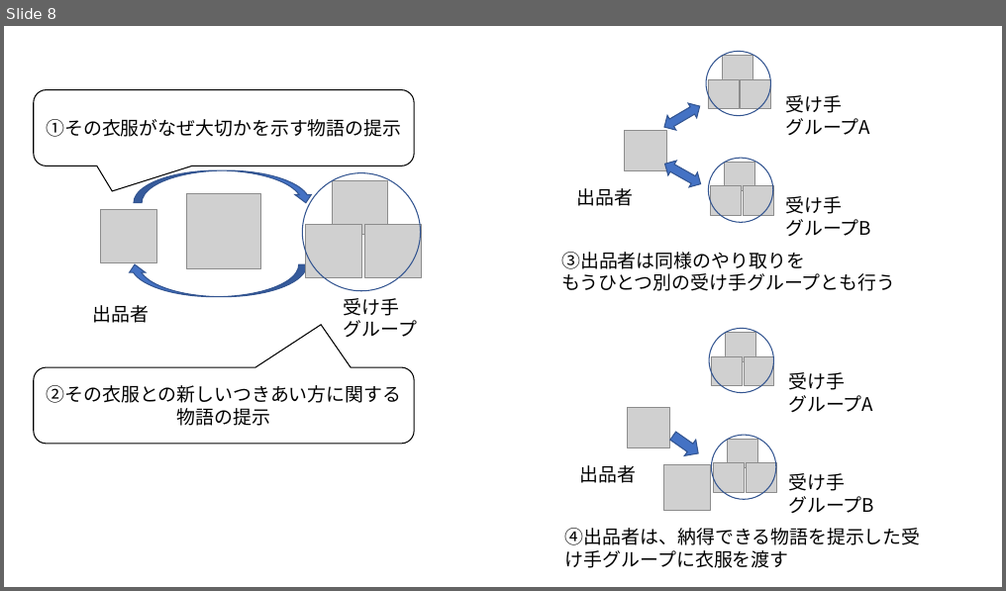
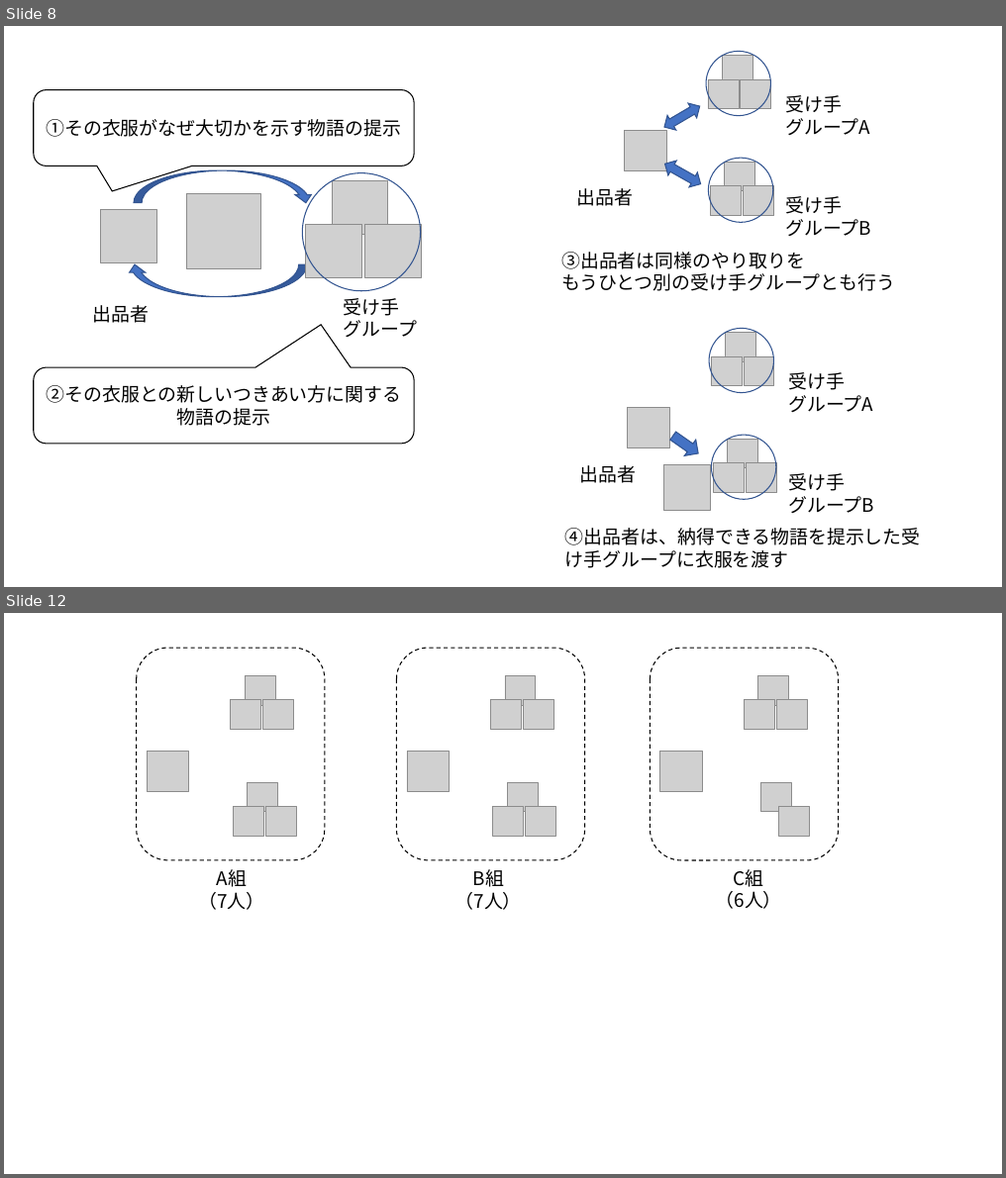
Before and after one commit to oyamadashin/remote, a slide deck: 図/図.pptx. Shown one above the other, each under a label of ours: slide 8 before the commit, slides 8 and 12 after it; the slides between them are not shown. The pictures are 1006x591 and 1006x1178 pixels, drawn with LibreOffice and Linux fonts; fonts in the diff are those of the drawing; grey boxes stand for pictures. Boxes give left, top, right and bottom in pixels: in the first picture for what was removed or moved away, otherwise in the second. Text is boxed around its words. In the diff, an @@ line names an element or a change of style, - is before the commit and + after.

```diff
--- a/図/図.pptx
+++ b/図/図.pptx
@@ slide 12 added at box(4, 613, 1002, 1174), background #FFFFFF @@
@@ rounded rectangle added at box(137, 648, 325, 861), outline #000000 1 pt dashed @@
@@ rounded rectangle added at box(396, 648, 585, 861), outline #000000 1 pt dashed @@
@@ rounded rectangle added at box(650, 648, 839, 861), outline #000000 1 pt dashed @@
@@ picture added at box(231, 700, 261, 729) @@
@@ picture added at box(245, 676, 275, 705) @@
@@ picture added at box(263, 700, 294, 729) @@
@@ picture added at box(491, 700, 522, 729) @@
@@ picture added at box(505, 676, 536, 705) @@
@@ picture added at box(524, 700, 554, 729) @@
@@ picture added at box(745, 700, 775, 729) @@
@@ picture added at box(758, 676, 789, 705) @@
@@ picture added at box(776, 700, 807, 729) @@
@@ picture added at box(147, 752, 190, 792) @@
@@ picture added at box(407, 752, 450, 792) @@
@@ picture added at box(660, 752, 703, 792) @@
@@ picture added at box(248, 782, 278, 811) @@
@@ picture added at box(507, 782, 538, 811) @@
@@ picture added at box(761, 782, 792, 811) @@
@@ picture added at box(233, 807, 263, 836) @@
@@ picture added at box(265, 807, 296, 836) @@
@@ picture added at box(493, 807, 524, 836) @@
@@ picture added at box(526, 807, 556, 836) @@
@@ picture added at box(779, 807, 810, 836) @@
@@ text added at box(199, 869, 265, 910), 18 pt, text #000000 @@
+A組
+（7人）
@@ text added at box(455, 869, 522, 910), 18 pt, text #000000 @@
+B組
+（7人）
@@ text added at box(716, 869, 782, 909), 18 pt, text #000000 @@
+C組
+（6人）
```
Also in this commit, not shown: 3 slides changed, 6 other slides added, 18 other files.
